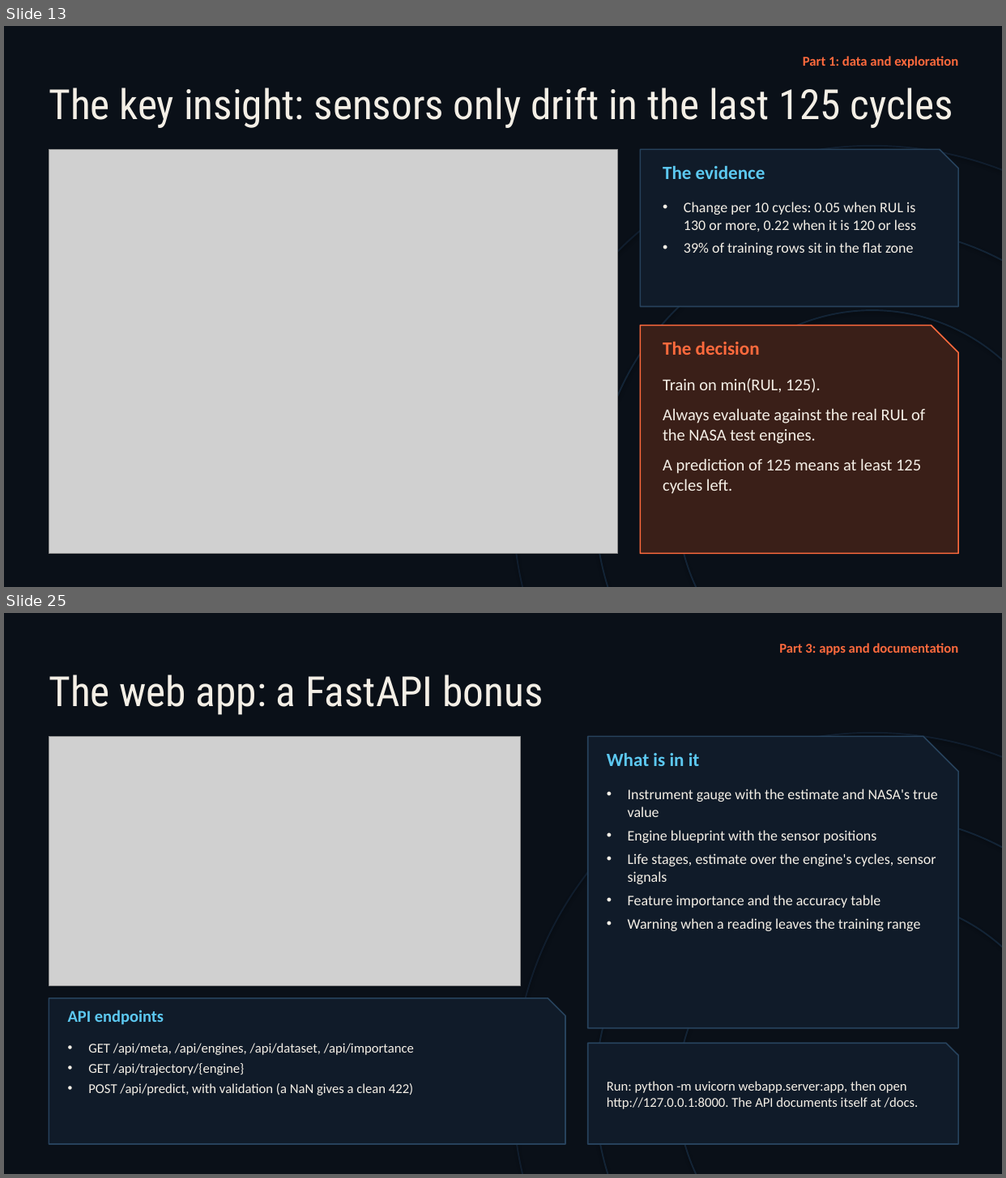
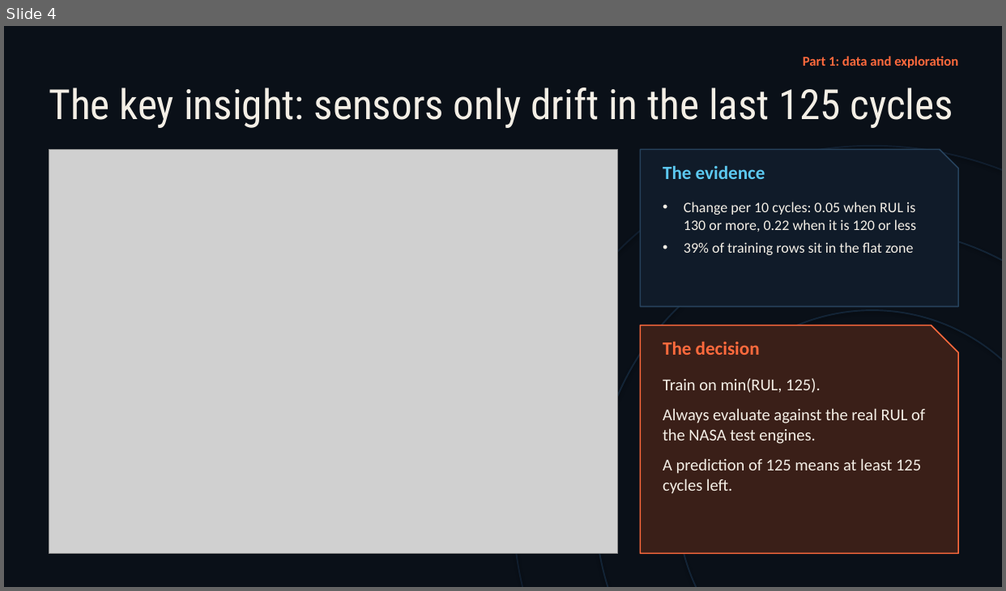
Before and after one commit to Shog7777/engine-rul-project, a slide deck: Presentation/Engine-RUL-Presentation.pptx. Shown one above the other, each under a label of ours: slides 13 and 25 before the commit, slide 4 after it; the slides between them are not shown. The pictures are 1006x1178 and 1006x591 pixels, drawn with LibreOffice and Linux fonts; fonts in the diff are those of the drawing; grey boxes stand for pictures. Boxes give left, top, right and bottom in pixels: in the first picture for what was removed or moved away, otherwise in the second. Text is boxed around its words. In the diff, an @@ line names an element or a change of style, - is before the commit and + after.

```diff
--- a/Presentation/Engine-RUL-Presentation.pptx
+++ b/Presentation/Engine-RUL-Presentation.pptx
@@ slide 25 removed at [4, 613, 1002, 1174], background #0A1018 @@
@@ text removed at [779, 643, 959, 655] @@
-Part 3: apps and documentation
@@ text removed at [49, 675, 543, 715] @@
-The web app: a FastAPI bonus
@@ ellipse removed at [513, 733, 1002, 1174] @@
@@ picture removed at [49, 736, 521, 986] @@
@@ snip rect removed at [588, 736, 958, 1029] @@
@@ text removed at [607, 753, 700, 766] @@
-What is in it
@@ text removed at [628, 789, 938, 931] @@
-• Instrument gauge with the estimate and NASA's true value
-• Engine blueprint with the sensor positions
-• Life stages, estimate over the engine's cycles, sensor signals
-• Feature importance and the accuracy table
-• Warning when a reading leaves the training range
@@ ellipse removed at [595, 815, 1002, 1174] @@
@@ ellipse removed at [678, 897, 1002, 1174] @@
@@ snip rect removed at [49, 999, 565, 1144] @@
@@ text removed at [68, 1010, 164, 1025] @@
-API endpoints
@@ text removed at [88, 1043, 414, 1096] @@
-• GET /api/meta, /api/engines, /api/dataset, /api/importance
-• GET /api/trajectory/{engine}
-• POST /api/predict, with validation (a NaN gives a clean 422)
@@ snip rect removed at [588, 1043, 958, 1144] @@
@@ text removed at [607, 1081, 918, 1110] @@
-Run: python -m uvicorn webapp.server:app, then open http://127.0.0.1:8000. The API documents itself at /docs.
@@ what was slide 13 is now slide 4 @@
```
Also in this commit, not shown: 6 slides changed, 2 slides added, 18 other slides removed, 1 other file.
